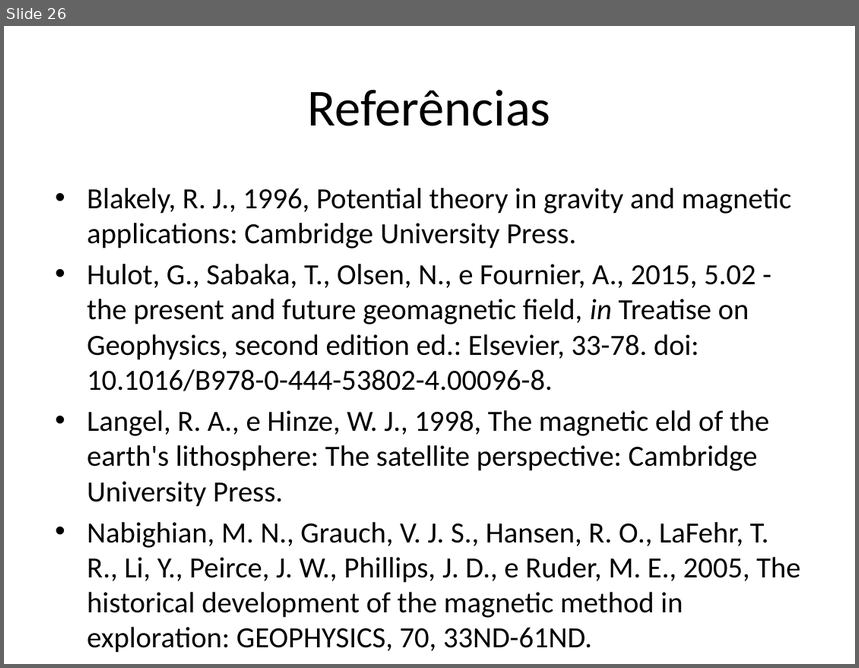
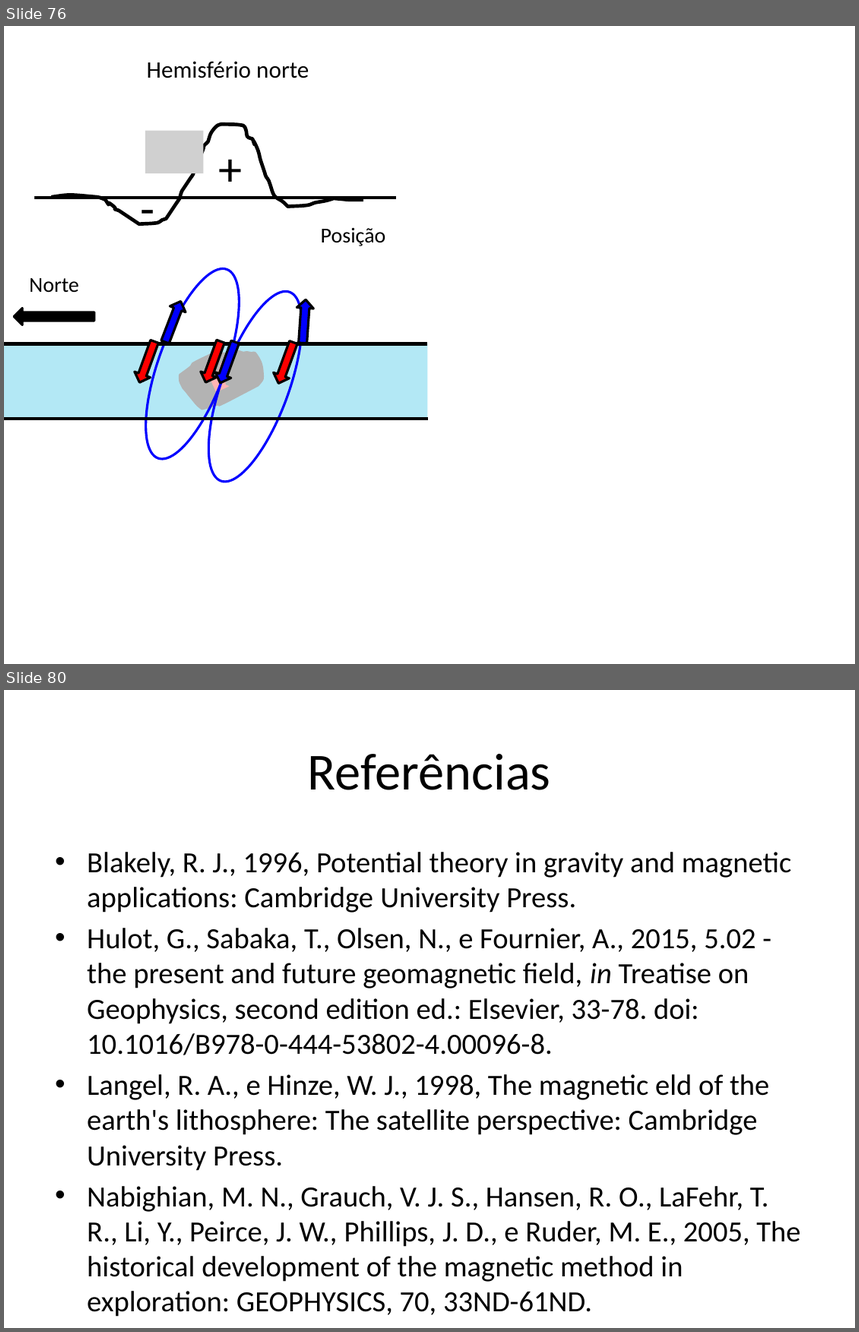
Before and after one commit to pinga-lab/CE-VII-SimBGf-2016, a slide deck: slides/4_anomalia_campo_total.pptx. Shown one above the other, each under a label of ours: slide 26 before the commit, slides 76 and 80 after it; the slides between them are not shown. The pictures are 859x668 and 859x1332 pixels, drawn with LibreOffice and Linux fonts; fonts in the diff are those of the drawing; grey boxes stand for pictures. Boxes give left, top, right and bottom in pixels: in the first picture for what was removed or moved away, otherwise in the second. Text is boxed around its words. In the diff, an @@ line names an element or a change of style, - is before the commit and + after.

```diff
--- a/slides/4_anomalia_campo_total.pptx
+++ b/slides/4_anomalia_campo_total.pptx
@@ slide 76 added at box(4, 26, 855, 664), background #FFFFFF @@
@@ text added at box(147, 61, 309, 78), 20 pt, text #000000 @@
+Hemisfério norte
@@ freeform shape added at box(52, 124, 364, 224), outline #000000 3 pt @@
@@ picture added at box(145, 131, 203, 173) @@
@@ text added at box(208, 134, 252, 199), 40 pt, text #000000 @@
++
@@ text added at box(126, 174, 169, 240), 40 pt, text #000000 @@
+-
@@ line added from (34, 198) to (396, 198), #000000 3 pt @@
@@ text added at box(321, 227, 386, 246), 18 pt, text #000000 @@
+Posição
@@ ellipse added at box(126, 258, 259, 470), outline #0000FF 2 pt @@
@@ text added at box(29, 278, 79, 293), 18 pt, text #000000 @@
+Norte
@@ down arrow added at box(158, 299, 189, 345), fill #0000FF, outline #000000 2 pt @@
@@ ellipse added at box(189, 281, 322, 493), outline #0000FF 2 pt @@
@@ right arrow added at box(14, 309, 94, 325), fill #000000, outline #000000 2 pt @@
@@ down arrow added at box(294, 300, 315, 344), fill #0000FF, outline #000000 2 pt @@
@@ rectangle added at box(4, 344, 428, 418), fill #00B3DF @@
@@ rectangle added at box(4, 332, 435, 430), fill #FFFFFF at 70% opacity @@
@@ line added from (4, 344) to (428, 344), #000000 3 pt @@
@@ down arrow added at box(132, 338, 162, 385), fill #FF0000, outline #000000 2 pt @@
@@ freeform shape added at box(175, 333, 272, 419), fill #000000, outline #000000 2 pt @@
@@ down arrow added at box(198, 338, 229, 385), fill #FF0000, outline #000000 2 pt @@
@@ down arrow added at box(212, 339, 243, 386), fill #0000FF, outline #000000 2 pt @@
@@ down arrow added at box(270, 339, 301, 386), fill #FF0000, outline #000000 2 pt @@
@@ down arrow added at box(203, 358, 240, 398), fill #FF0000, outline #000000 2 pt @@
@@ line added from (4, 419) to (428, 419), #000000 3 pt @@
@@ what was slide 26 is now slide 80 @@
```
Also in this commit, not shown: 9 slides changed, 53 other slides added, 2 other files.
